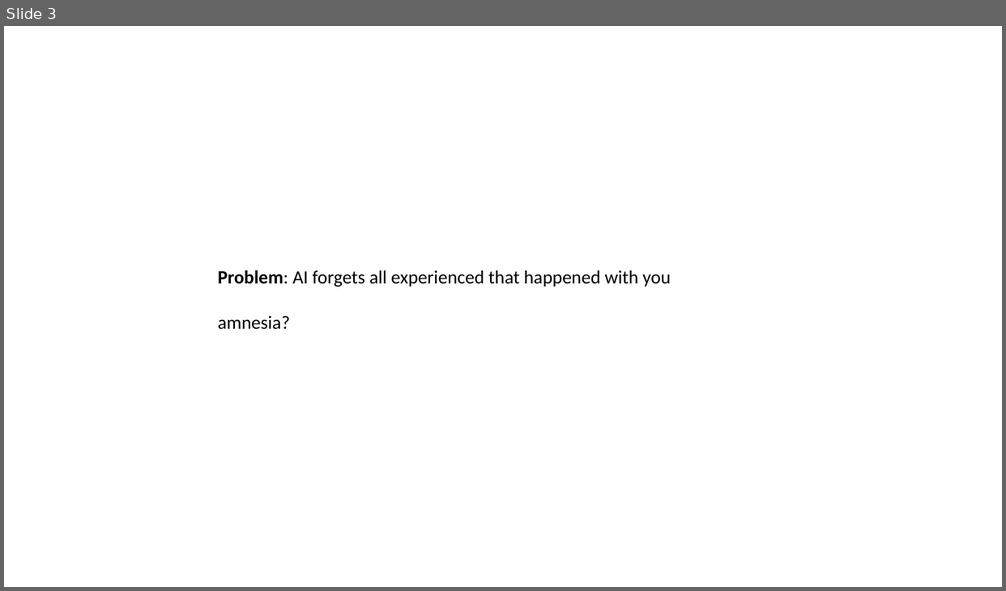
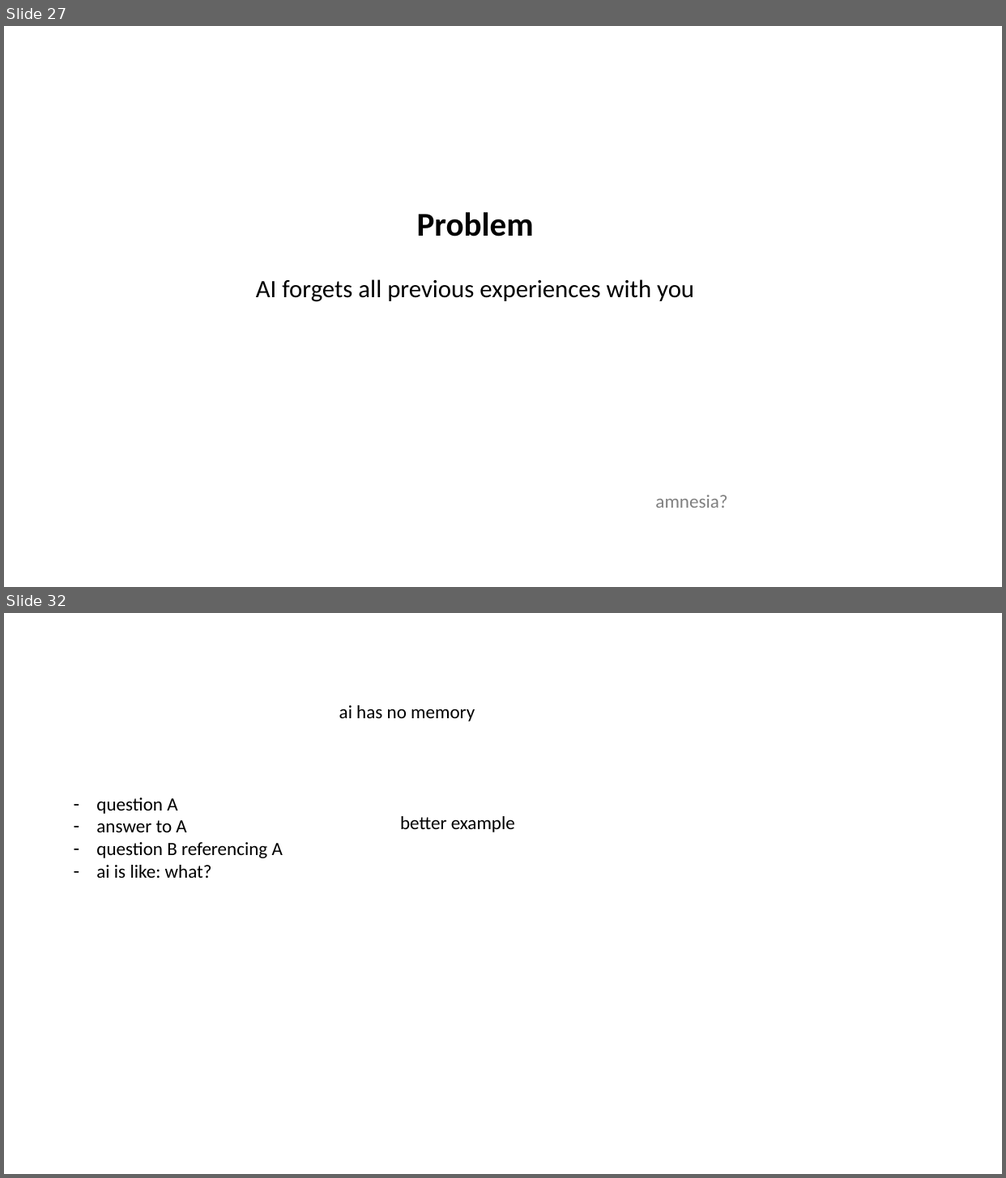
Before and after one commit to lexler/Talks, a slide deck: Slides/Core Patterns for Coding with AI.pptx. Shown one above the other, each under a label of ours: slide 3 before the commit, slides 27 and 32 after it; the slides between them are not shown. The pictures are 1006x591 and 1006x1178 pixels, drawn with LibreOffice and Linux fonts; fonts in the diff are those of the drawing. Boxes give left, top, right and bottom in pixels: in the first picture for what was removed or moved away, otherwise in the second. Text is boxed around its words. In the diff, an @@ line names an element or a change of style, - is before the commit and + after.

```diff
--- a/Slides/Core Patterns for Coding with AI.pptx
+++ b/Slides/Core Patterns for Coding with AI.pptx
@@ slide 32 added at (4, 613, 1002, 1174), background #FFFFFF @@
@@ text added at (339, 705, 475, 722), 18 pt, text #000000 @@
+ai has no memory
@@ text added at (96, 798, 283, 878), 18 pt, text #000000 @@
+– question A
+– answer to A
+– question B referencing A
+– ai is like: what?
@@ text added at (400, 816, 515, 833), 18 pt, text #000000 @@
+better example
@@ what was slide 3 is now slide 27 @@
@@ slide 27 changed as well @@
@@ text added at (417, 212, 534, 237), 32 pt, text #000000, bold @@
+Problem
@@ text at (256, 280, 694, 302): text changed; size 18 to 24 pt @@
-Problem: AI forgets all experienced that happened with you
-amnesia?
+AI forgets all previous experiences with you
@@ text added at (655, 495, 727, 508), 18 pt, text #808080 @@
+amnesia?
```
Also in this commit, not shown: 1 other slide changed, 29 other slides added, 2 slides removed.
